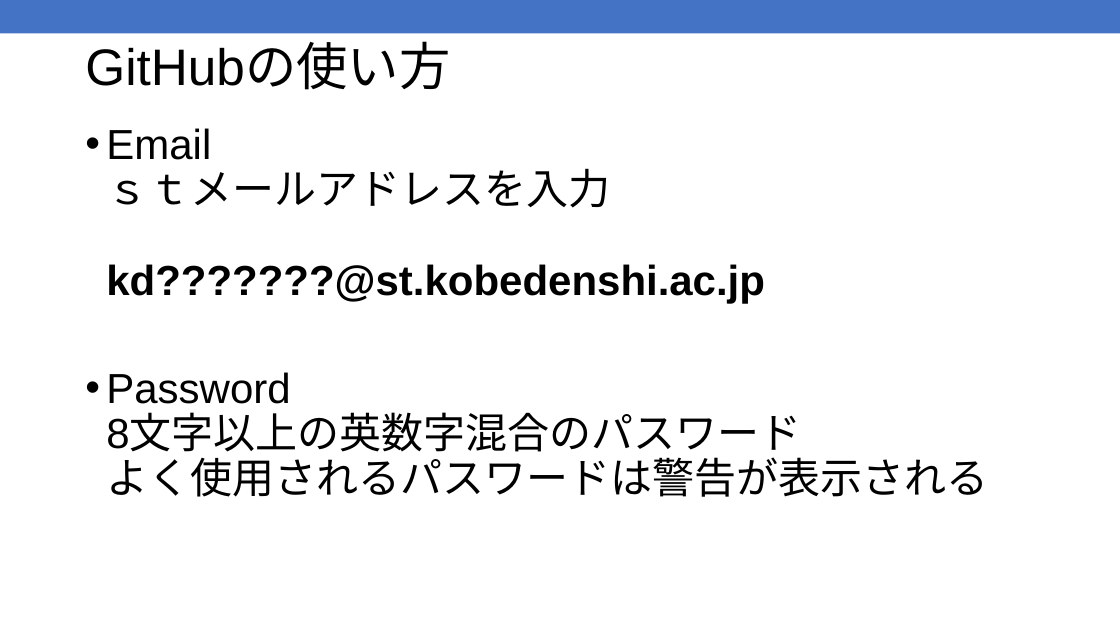
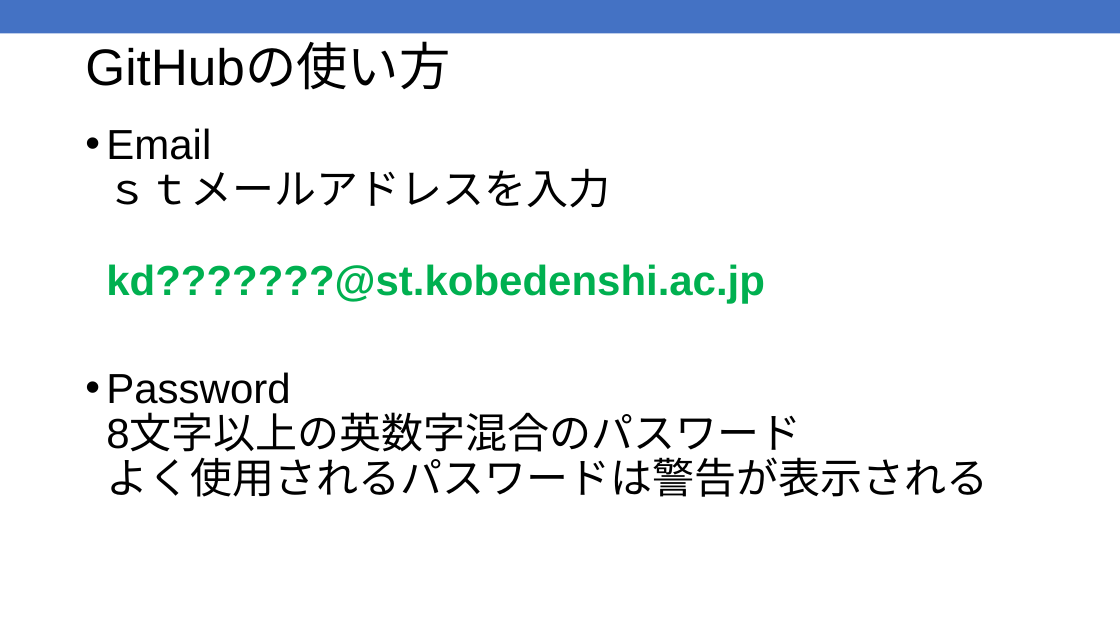
Before and after one commit to kic-murata/cpp2025, a slide deck: slide 4 of 授業資料/GitHub.pptx (slide 5 before the commit). Drawn at 1120x630 pixels with LibreOffice and Linux fonts; fonts in the diff are those of the drawing. Boxes give left, top, right and bottom in pixels: in the first picture for what was removed or moved away, otherwise in the second. Text is boxed around its words. In the diff, an @@ line names an element or a change of style, - is before the commit and + after.

```diff
--- a/授業資料/GitHub.pptx
+++ b/授業資料/GitHub.pptx
@@ text at <box>106,128,765,304</box>: text colour #000000 to #00B050 in "kd???????@st.kobedenshi.ac.jp" @@
```
Also in this commit, not shown: 8 other slides changed.
